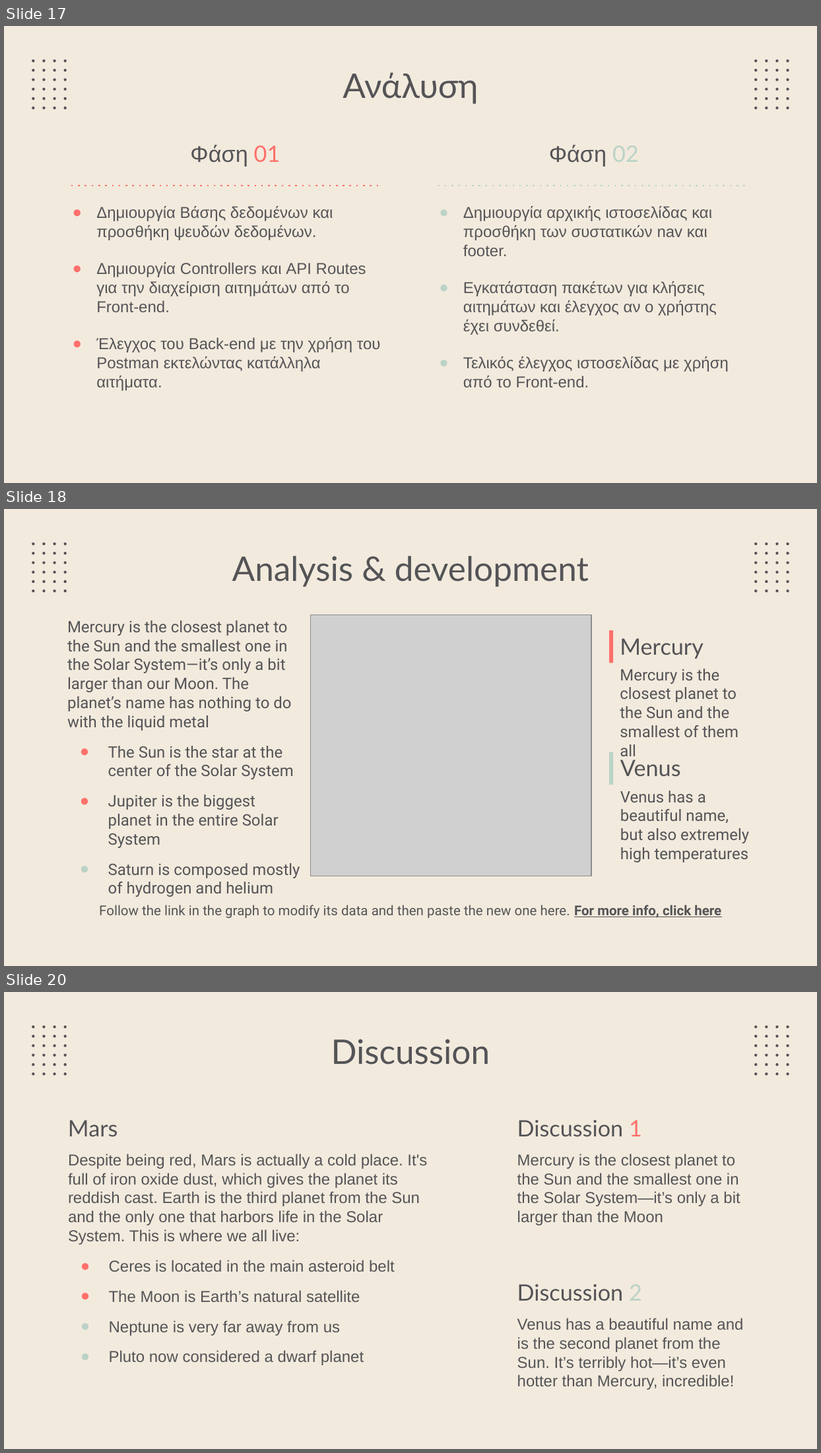
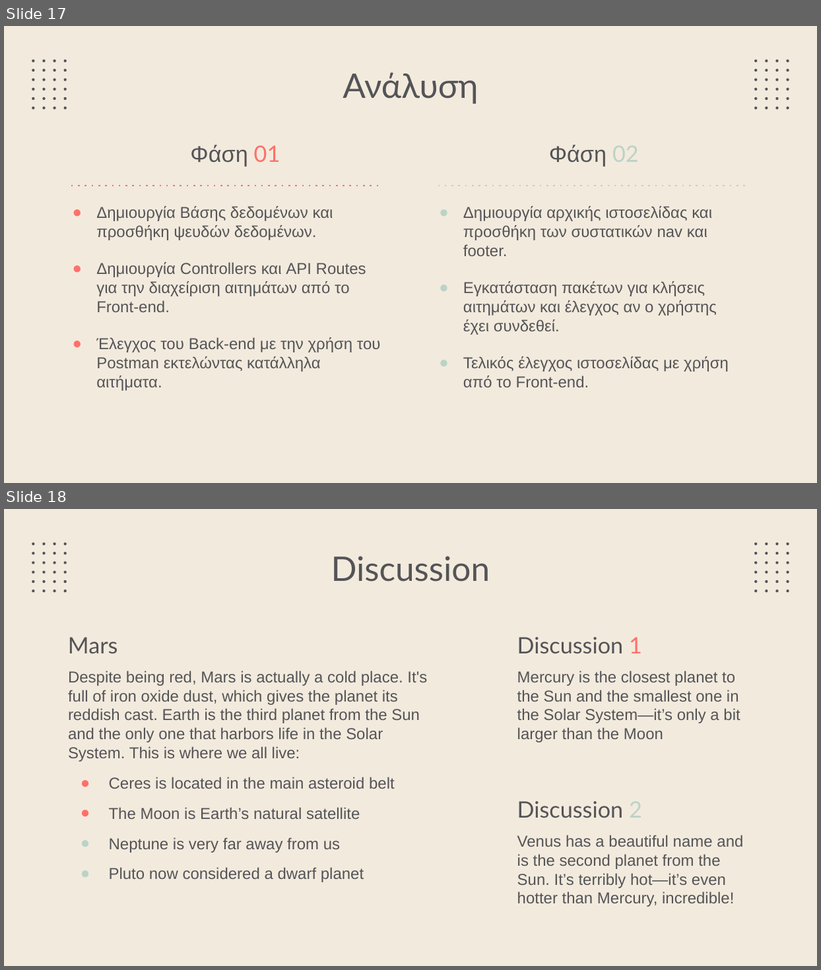
Before and after one commit to Button99/Rental-Accommodation, a slide deck: Thesis PowerPoint.pptx. Shown one above the other, each under a label of ours: slides 17, 18 and 20 before the commit, slides 17 and 18 after it; the slides between them are not shown. The pictures are 821x1453 and 821x970 pixels, drawn with LibreOffice and Linux fonts; fonts in the diff are those of the drawing; grey boxes stand for pictures. Boxes give left, top, right and bottom in pixels: in the first picture for what was removed or moved away, otherwise in the second. Text is boxed around its words. In the diff, an @@ line names an element or a change of style, - is before the commit and + after.

```diff
--- a/Thesis PowerPoint.pptx
+++ b/Thesis PowerPoint.pptx
@@ slide 18 removed at [4, 509, 817, 966], background #F2EADD; not listed: 48 template elements that a slide beside it also shows @@
@@ title removed at [232, 556, 589, 587] @@
-Analysis & development
@@ text removed at [67, 621, 300, 879] @@
-Mercury is the closest planet to the Sun and the smallest one in the Solar System—it’s only a bit larger than our Moon. The planet’s name has nothing to do with the liquid metal
-● The Sun is the star at the center of the Solar System
-● Jupiter is the biggest planet in the entire Solar System
-● Saturn is composed mostly of hydrogen and helium
@@ picture removed at [310, 615, 592, 877] @@
@@ rectangle removed at [609, 630, 613, 663] @@
@@ text removed at [620, 638, 704, 659] @@
-Mercury
@@ text removed at [620, 669, 739, 737] @@
-Mercury is the closest planet to the Sun and the smallest of them all
@@ rectangle removed at [609, 752, 613, 785] @@
@@ text removed at [620, 760, 681, 776] @@
-Venus
@@ text removed at [620, 791, 749, 863] @@
-Venus has a beautiful name, but also extremely
-high temperatures
@@ text removed at [99, 905, 721, 919] @@
-Follow the link in the graph to modify its data and then paste the new one here. For more info, click here
@@ what was slide 20 is now slide 18 @@
```
Also in this commit, not shown: 1 slide changed, 1 slide added, 3 other slides removed.
